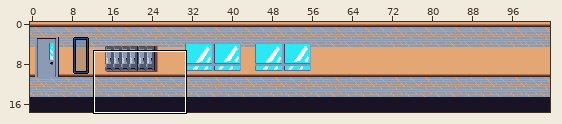
LDtk project, stored at Project/Content/Maps/Tilemap.ldtk. The first picture is a wide view before the edit; the outline marks the close-up.
Close-up. Old version:
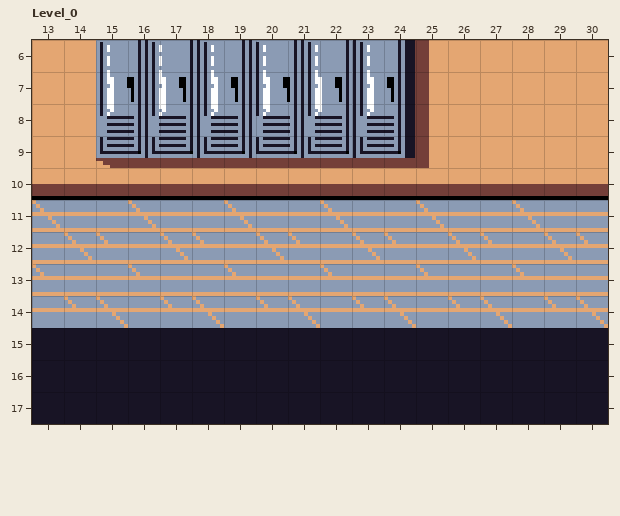
Cells are 8x8 px. Shown: Level_0 x 13..30, y 6..17. The commit also changed other parts of the map, which this record leaves out.
After the commit:
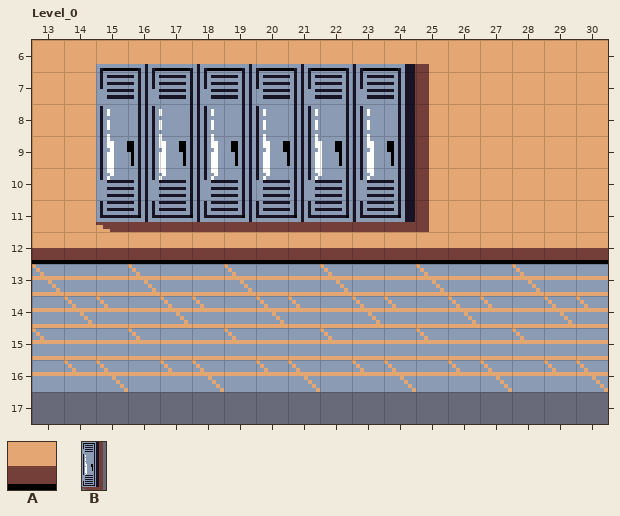
Key: from "IntGrid": A 1 "ground"; from "Tilemap": B 6.
_ is an empty cell.
Objects are placed by their top-left corner, in cells (3,4 is the top-left corner of cell 3,4); size is 1x1 cell unless given.
Tiles replaced or removed in this view: A.
From the commit log: fix ground texture on tile map
Changes in this commit:
Changed rows in their new state; . is an unchanged cell.
Layer "IntGrid":
first column x 13:
11 __________________
13 _.._.._.._.._.._..
14 __________________
15 __________________
16 __________________
17 __________________
Layer "Entities":
changed: B "Locker" at 15,4 size 2.6x6 -> B "Locker" at 15,6 size 2.6x6
changed: B "Locker" at 16.6,4 size 2.6x6 -> B "Locker" at 16.6,6 size 2.6x6
changed: B "Locker" at 18.2,4 size 2.6x6 -> B "Locker" at 18.2,6 size 2.6x6
changed: B "Locker" at 19.9,4 size 2.6x6 -> B "Locker" at 19.9,6 size 2.6x6
changed: B "Locker" at 21.5,4 size 2.6x6 -> B "Locker" at 21.5,6 size 2.6x6
changed: B "Locker" at 23.1,4 size 2.6x6 -> B "Locker" at 23.1,6 size 2.6x6
